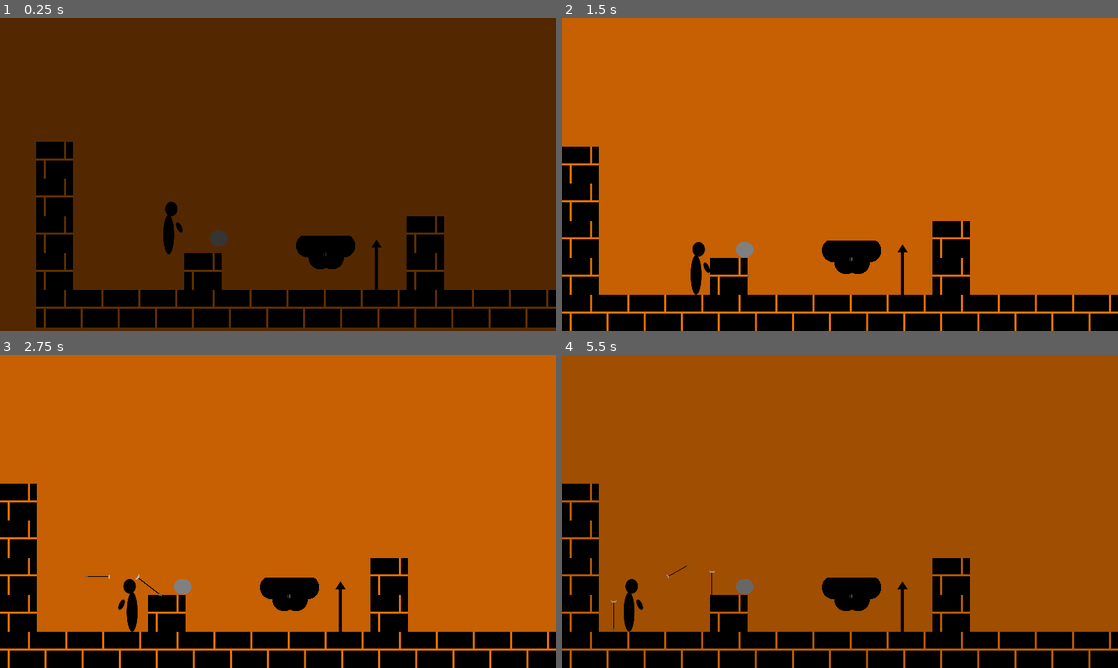
Above: before the commit, frames 1-4 (two rows, left to right).
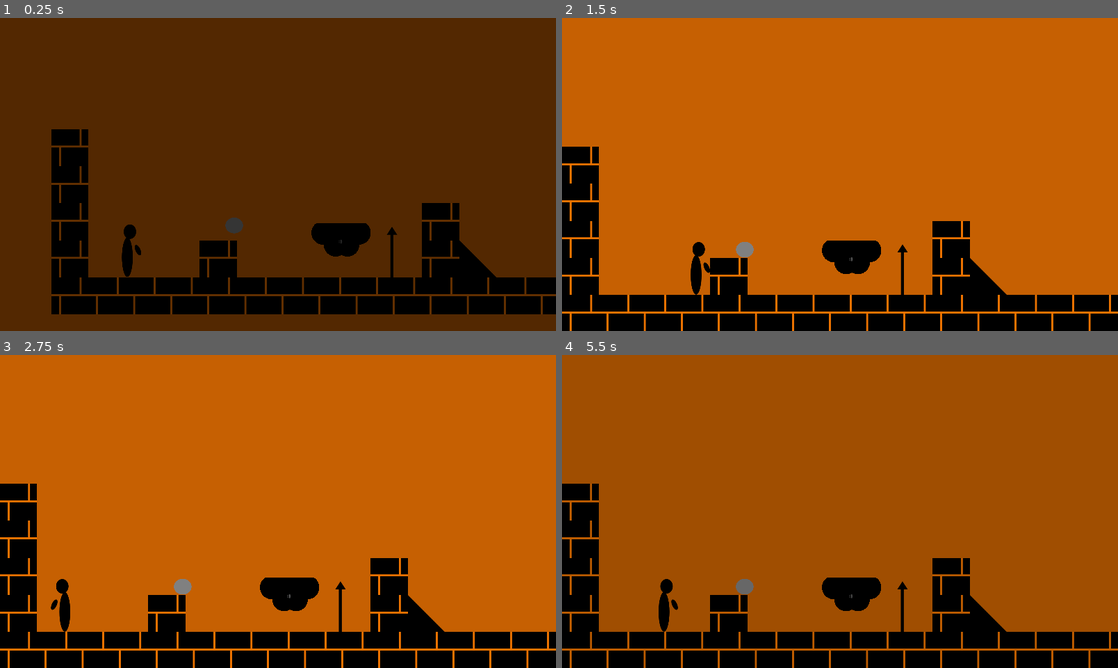
Above: after the commit, the same moments.

Repository: franmatijevic/GreekPlatformer
Game: Godot game, scene res://src/levels/test_level.tscn
The game is run twice, just before and just after one commit, with the same random seed, the same clock (stepped at 60 frames per second) and the same inputs. The engine's default icon, where the game draws it, is replaced by a stand-in: a white triangle on a blue panel in a dark square.
Inputs:
- Up to frame 1 (0.25 s): no input
- Up to frame 2 (1.5 s): hold D (right) from 0.53 s (still down); tap F (shoot) at 0.6 s; tap W (up) at 0.77 s; tap Space (pickThrow) at 1.35 s
- Up to frame 3 (2.75 s): tap W (up) at 1.52 s; tap F (shoot) at 1.55, 2.1 s; tap Enter at 2 s; release D (right) at 2.03 s; hold A (left) from 2.03 s (still down)
- Up to frame 4 (5.5 s): release A (left) at 2.78 s; hold D (right) 2.78-4.28 s; tap F (shoot) at 2.85, 3.8, 4.35, 5.1 s; tap W (up) at 3.02, 3.77, 4.52 s; tap Space (pickThrow) at 3.6 s; tap R (restart) at 4.15, 5 s; hold A (left) 4.28-5.03 s; hold D (right) from 5.03 s (still down)

The runs differ from the first frame. In frame 1, 16% of the frame differs, in the area x 6-100%, y 35-99%; in frame 2, 0.4%; in frame 3, 1.1%; in frame 4, 1.1%.

Commit message:
Removed arrows
-Prometej ne moze koristiti luk, zasebna scena

Diff:
--- a/greekplatformer/src/levels/generic_level.gd
+++ b/greekplatformer/src/levels/generic_level.gd
@@ -34,6 +34,8 @@
 	get_node("BlackScreen/Control").modulate.a=1
 	create_tween().tween_property(get_node("BlackScreen/Control"), "modulate:a", 0, 0.6)
 
+	current_room.process_mode=Node.PROCESS_MODE_DISABLED
+
 	if(holding_object):
 		holding_object.queue_free()
 	holding_object=null
@@ -69,6 +71,7 @@
 	if prev_room == null:
 		return
 
-	for i in prev_room.get_node("Objects").get_children():
-		if(get_node("Player").holding_object != i):
-			i.call_deferred("queue_free")
+	prev_room.get_node("Objects").queue_free()
+	#for i in prev_room.get_node("Objects").get_children():
+	#	if(get_node("Player").holding_object != i):
+	#		i.call_deferred("queue_free")
--- a/greekplatformer/src/levels/generic_level.tscn
+++ b/greekplatformer/src/levels/generic_level.tscn
@@ -1,9 +1,8 @@
-[gd_scene load_steps=14 format=3 uid="uid://dj8amtyq3pmuk"]
+[gd_scene load_steps=13 format=3 uid="uid://dj8amtyq3pmuk"]
 
 [ext_resource type="Script" path="res://src/levels/generic_level.gd" id="1_qp3oh"]
 [ext_resource type="Texture2D" uid="uid://dfe6s34tiobkl" path="res://icon.svg" id="1_w8uqh"]
 [ext_resource type="Texture2D" uid="uid://1rsjsmmc8mcu" path="res://src/environment/environmentArt/floor/tempFloorTexture.png" id="2_av4ri"]
-[ext_resource type="PackedScene" uid="uid://dpk0rlxpn4h88" path="res://src/player/player.tscn" id="2_u6sfn"]
 [ext_resource type="Texture2D" uid="uid://cfbl0e13s3tj0" path="res://src/environment/environmentArt/floor/BrickFloor4.png" id="3_qfqkm"]
 [ext_resource type="Script" path="res://src/levels/levelElements/camera.gd" id="5_sveee"]
 [ext_resource type="Script" path="res://src/levels/levelElements/cameraStates/follow_player.gd" id="6_ourqe"]
@@ -64,14 +63,10 @@
 [node name="TileMapLayer" type="TileMapLayer" parent="."]
 tile_set = SubResource("TileSet_xr8xv")
 
-[node name="Player" parent="." instance=ExtResource("2_u6sfn")]
-process_mode = 1
-position = Vector2(-592, -200)
-
 [node name="Camera" type="Node2D" parent="." node_paths=PackedStringArray("player", "current_state")]
 position = Vector2(-592, -192)
 script = ExtResource("5_sveee")
-player = NodePath("../Player")
+player = NodePath("")
 current_state = NodePath("States/FollowPlayer")
 
 [node name="Camera2D" type="Camera2D" parent="Camera"]
--- a/greekplatformer/src/levels/levelElements/room.gd
+++ b/greekplatformer/src/levels/levelElements/room.gd
@@ -18,6 +18,7 @@
 	get_node("Objects").process_mode = mode
 
 func _on_body_entered(_body: Node2D) -> void:
+
 	get_parent().new_next_level=self
 
 func _on_body_exited(_body: Node2D) -> void:
--- a/greekplatformer/src/levels/test_level.tscn
+++ b/greekplatformer/src/levels/test_level.tscn
@@ -1,14 +1,18 @@
-[gd_scene load_steps=4 format=3 uid="uid://c4hchhks4ohdk"]
+[gd_scene load_steps=5 format=3 uid="uid://c4hchhks4ohdk"]
 
 [ext_resource type="PackedScene" uid="uid://dj8amtyq3pmuk" path="res://src/levels/generic_level.tscn" id="1_6ssvi"]
+[ext_resource type="PackedScene" uid="uid://djhrg1dr3rm7p" path="res://src/player/prometheus/prometheus.tscn" id="2_6fl4e"]
 [ext_resource type="PackedScene" uid="uid://bv6crjirceehq" path="res://src/levels/test_level_rooms/starting_room.tscn" id="2_ceqgj"]
 [ext_resource type="PackedScene" uid="uid://d3kiai8a1qj4t" path="res://src/levels/test_level_rooms/vertical_room.tscn" id="3_6pd0a"]
 
 [node name="testLevel" node_paths=PackedStringArray("current_room") instance=ExtResource("1_6ssvi")]
 current_room = NodePath("StartingRoom")
 
-[node name="Player" parent="." index="2"]
-position = Vector2(-268, -99)
+[node name="Camera" parent="." index="2" node_paths=PackedStringArray("player")]
+player = NodePath("../Player")
+
+[node name="Player" parent="." index="4" instance=ExtResource("2_6fl4e")]
+position = Vector2(-464, 64)
 
 [node name="StartingRoom" parent="." index="5" instance=ExtResource("2_ceqgj")]
 
--- a/greekplatformer/src/levels/test_level_rooms/starting_room.tscn
+++ b/greekplatformer/src/levels/test_level_rooms/starting_room.tscn
@@ -11,7 +11,7 @@
 [node name="StartingRoom" instance=ExtResource("1_v1w17")]
 
 [node name="TileMapLayer" parent="." index="0"]
-tile_map_data = PackedByteArray("AAD6/wIAAgAAAAAAAAD7/wIAAgA …(288 unchanged characters)… AAAAAAAD6////AgAAAAAAAAD6//7/AgAAAAAAAAA=")
+tile_map_data = PackedByteArray("AAD6/wIAAgAAAAAAAAD7/wIAAgA …(288 unchanged characters)… AAAAAAAD6////AgAAAAAAAAD6//7/AgAAAAAAAAAFAAEABAAAAAAAAAA=")
 
 [node name="RoomSize" parent="." index="1"]
 position = Vector2(192, -160)
--- a/greekplatformer/src/levels/tilesets/generic_level.tres
+++ b/greekplatformer/src/levels/tilesets/generic_level.tres
@@ -1,8 +1,9 @@
-[gd_resource type="TileSet" load_steps=7 format=3 uid="uid://c8ru2teb6u7t2"]
+[gd_resource type="TileSet" load_steps=9 format=3 uid="uid://c8ru2teb6u7t2"]
 
 [ext_resource type="Texture2D" uid="uid://dfe6s34tiobkl" path="res://icon.svg" id="1_5mbpb"]
 [ext_resource type="Texture2D" uid="uid://1rsjsmmc8mcu" path="res://src/environment/environmentArt/floor/tempFloorTexture.png" id="2_j42ys"]
 [ext_resource type="Texture2D" uid="uid://cfbl0e13s3tj0" path="res://src/environment/environmentArt/floor/BrickFloor4.png" id="3_tiylf"]
+[ext_resource type="Texture2D" uid="uid://di0ss16asdj7m" path="res://src/levels/tilesets/trokut.png" id="4_lx2lk"]
 
 [sub_resource type="TileSetAtlasSource" id="TileSetAtlasSource_361e8"]
 texture = ExtResource("1_5mbpb")
@@ -22,6 +23,39 @@
 0:0/0 = 0
 0:0/0/physics_layer_0/polygon_0/points = PackedVector2Array(-64, -64, 64, -64, 64, 64, -64, 64)
 
+[sub_resource type="TileSetAtlasSource" id="TileSetAtlasSource_kdals"]
+texture = ExtResource("4_lx2lk")
+texture_region_size = Vector2i(128, 128)
+0:0/0 = 0
+0:0/0/physics_layer_0/polygon_0/points = PackedVector2Array(-64, -64, 64, 64, -64, 64)
+0:1/0 = 0
+1:1/0 = 0
+0:2/0 = 0
+1:2/0 = 0
+2:2/0 = 0
+0:3/0 = 0
+1:3/0 = 0
+2:3/0 = 0
+3:3/0 = 0
+0:4/0 = 0
+1:4/0 = 0
+2:4/0 = 0
+3:4/0 = 0
+4:4/0 = 0
+0:5/0 = 0
+1:5/0 = 0
+2:5/0 = 0
+3:5/0 = 0
+4:5/0 = 0
+5:5/0 = 0
+0:6/0 = 0
+1:6/0 = 0
+2:6/0 = 0
+3:6/0 = 0
+4:6/0 = 0
+5:6/0 = 0
+6:6/0 = 0
+
 [resource]
 tile_size = Vector2i(128, 128)
 physics_layer_0/collision_layer = 2
@@ -29,3 +63,4 @@
 sources/0 = SubResource("TileSetAtlasSource_361e8")
 sources/1 = SubResource("TileSetAtlasSource_mhlja")
 sources/2 = SubResource("TileSetAtlasSource_g5160")
+sources/4 = SubResource("TileSetAtlasSource_kdals")
--- a/greekplatformer/src/player/playerStates/shootingState.gd
+++ b/greekplatformer/src/player/playerStates/shootingState.gd
@@ -57,5 +57,5 @@
 	else: arrow = Arrow.new_arrow(PI - angle)
 
 	arrow.global_position=icon.global_position
-	player().get_parent().add_child(arrow)
+	player().get_parent().current_room.get_node("Objects").add_child(arrow)
 	player().set_state("MoveState")
--- /dev/null
+++ b/greekplatformer/src/player/prometheus/prometheus.gd
@@ -0,0 +1,4 @@
+extends Player
+
+func shoot():
+	pass
--- /dev/null
+++ b/greekplatformer/src/player/prometheus/prometheus.tscn
@@ -0,0 +1,7 @@
+[gd_scene load_steps=3 format=3 uid="uid://djhrg1dr3rm7p"]
+
+[ext_resource type="PackedScene" uid="uid://dpk0rlxpn4h88" path="res://src/player/player.tscn" id="1_62uey"]
+[ext_resource type="Script" path="res://src/player/prometheus/prometheus.gd" id="2_2j8tk"]
+
+[node name="Player" instance=ExtResource("1_62uey")]
+script = ExtResource("2_2j8tk")
Binary file added: greekplatformer/src/levels/tilesets/trokut.png
Not shown, added: greekplatformer/src/levels/tilesets/trokut.png.import
